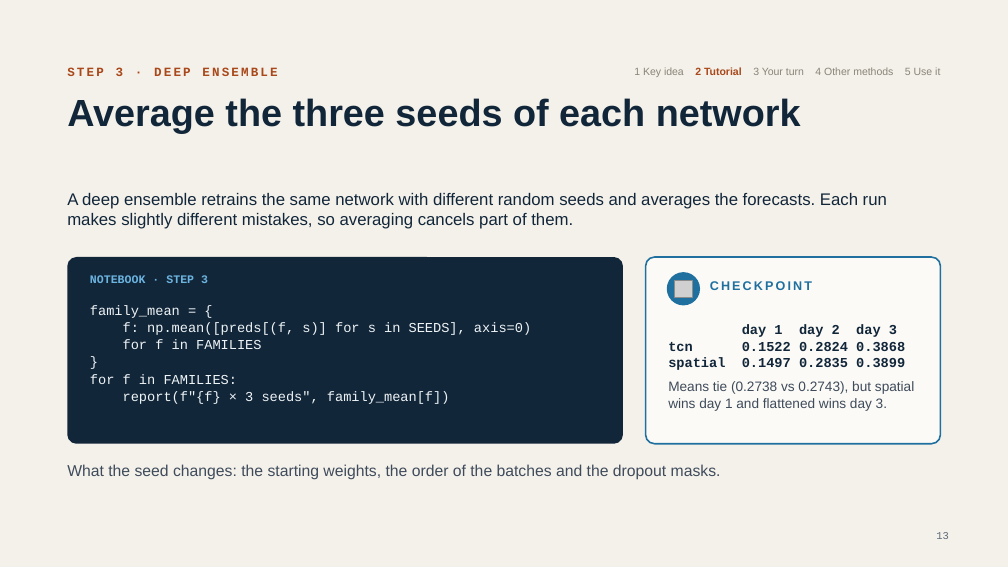
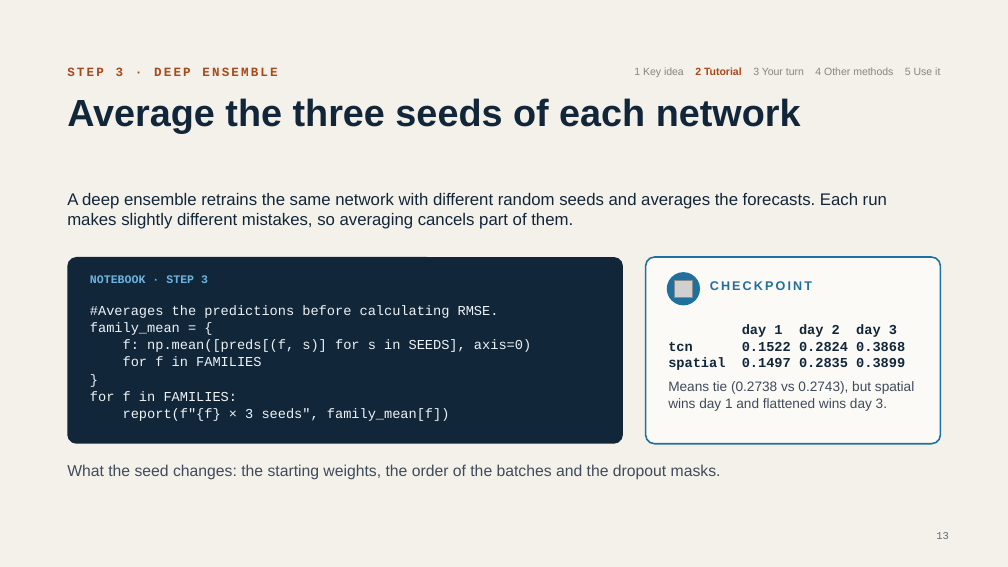
Before and after one commit to damianlapenavidal/ensemble-workshop, a slide deck: slide 13 of slides/ensemble-workshop.pptx. Drawn at 1008x567 pixels with LibreOffice and Linux fonts; fonts in the diff are those of the drawing; grey boxes stand for pictures. Boxes give left, top, right and bottom in pixels: in the first picture for what was removed or moved away, otherwise in the second. Text is boxed around its words. In the diff, an @@ line names an element or a change of style, - is before the commit and + after.

Commit message:
Fix step 6 checks, clear notebook outputs, untrack facilitator guide
- Notebook 01 step 6: the check cell rejects picks that repeat or misname
  a model; the median stretch reuses the pick from above instead of
  resetting it
- Both notebooks saved without outputs; README updated to match
- Slides 1-17 edits
- FACILITATOR_GUIDE.md is no longer tracked (kept locally, in .gitignore)

```diff
--- a/slides/ensemble-workshop.pptx
+++ b/slides/ensemble-workshop.pptx
@@ text at bbox=[90, 305, 499, 318]: paragraph added @@
+#Averages the predictions before calculating RMSE.
```
Also in this commit, not shown: 1 other slide changed, 5 other files.
